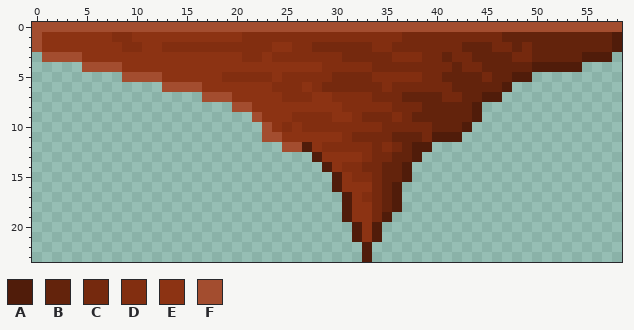
Edited in one commit: pixel-art sprite (Jump the Gun/Assets/Sprites/StalagtitesBases/RedBase2.png). The picture above was drawn from the file before the commit.
The file is 177x72 pixels, drawn in blocks of 3x3; one block is one cell here. Pixels under 10% opacity are left out.
Palette (. is transparent): A #501c0a  B #63230c  C #75290e  D #822e10  E #8c3313  F #a34d2f
Pixels before, first column x 0:
 0 FFFFFFFFFFFFFFFFFFFFFFFFFFFFFFFFFFFFFFFFFFFFFFFFFFFFFFFFFFF
 1 FEEEEEEEDDEEEEEEEEEEEDDDDDDDDDDDDDDDDCCCCCCCCCCBBBBBBBBBBBA
 2 FEEEEEEEEDDEEDDDDDDDDDDDEEDDCCCCCCDDCCCCCCCBBBCCBCBBBBBBBBA
 3 .FFFFEEEEEEEEEEEEEEEEDDEDDDDDDDCCCCCDDDCCBCCBBBBCCBBBBBAAA.
 4 .....FFFFEEEEEEEEEEEEEEEEEEEEDDDDDCCCCCCCCBCCBBBBBAAAAA....
 5 .........FFFFEEEEEEDDDDDEDDDDDCCCCDDDDDCCBBBBCBBAA.........
 6 .............FFFFEEEEEEEDDDEDCCCCCCDCCCCCCBBBBBA...........
 7 .................FFFEEEEEDDDEEDDDDCCCBBBBCCBBAA............
 8 ....................FFEEEEEEEEEDDDDDCCCBBBBBA..............
 9 ......................FEEEDDDDEEDCCCDCBBBBBBA..............
10 .......................FEDEDDDDDDDDCCCCCBBBA...............
11 .......................FFEEEEEEDCCCCBBBCAAA................
12 .........................FFAEDDDDDCDCBAA...................
13 ............................AEEEEDCCBBA....................
14 .............................AEDDCCBBA.....................
15 ..............................AEDDCBBA.....................
16 ..............................AEEECBA......................
17 ...............................AEDCBA......................
18 ...............................AEECBA......................
19 ...............................AEECA.......................
20 ................................AEA........................
21 ................................AEA........................
22 .................................A.........................
23 .................................A.........................
Now the later version:
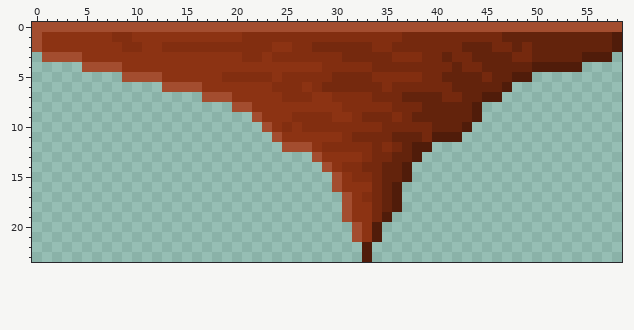
What changed:
The author changed colour A to colour F in row 12 at x 27; in row 13 at x 28; in row 14 at x 29; in rows 15 to 16 at x 30; in rows 17 to 19 at x 31; in rows 20 to 21 at x 32.
Colour F is gone in row 11 at x 23.
Pixel boxes of the changes (left, top, right, bottom) in both pictures:
erased: (262, 132, 272, 142)
changed: (302, 142, 362, 242)
